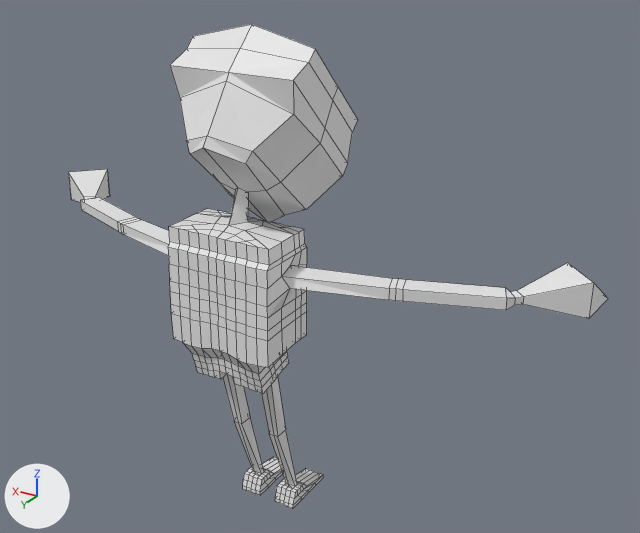
The Blender file TFCharacter.blend as it was, and as the next commit left it.
One viewpoint serves both versions: a 50 mm camera at (-2.07, 3.02, 2.83) aimed at (-0.19, -0.11, 1.27). Arrows for +X, +Y and +Z are at lower left; the lights stay in place. Both versions are drawn at frame 5 of the action 'rig.001Action'; the numbers are the values there. Mesh edges are drawn as thin lines.
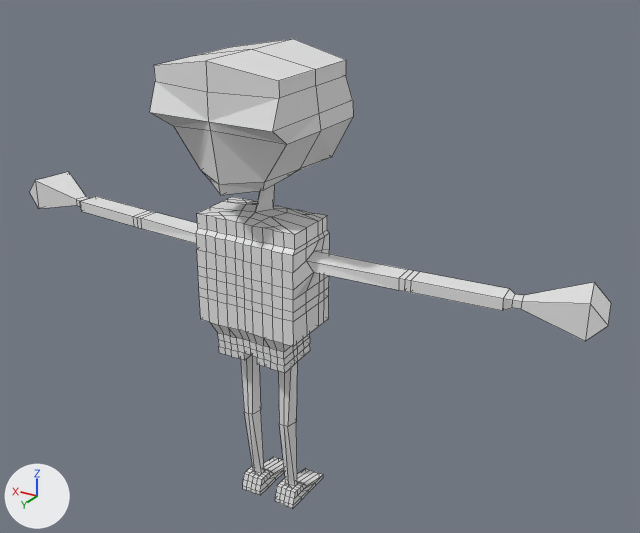
What differs and where, as boxes [x1, y1, x2, y2] in the pictures (640 x 533 px):
'Cube.001', posed (8% wider): before [68, 24, 608, 508]; after [30, 39, 611, 508]

Diff of the bpy script that builds the scene:
```diff
--- a/TFCharacter.blend.py
+++ b/TFCharacter.blend.py
@@ bone_torso @@
 bone_torso = bpy.data.objects['rig.001'].pose.bones['torso']  # child of 'MCH-torso.parent'
-bone_torso.location = (0.0, 0.242, 0.0)
+bone_torso.location = (0.0, 0.055, 0.0)
@@ bone_head @@
 bone_head = bpy.data.objects['rig.001'].pose.bones['head']  # child of 'MCH-ROT-head'
-bone_head.rotation_quaternion = (0.924, 0.383, 0.0, 0.0)  # degrees (45, 0, 0)
+bone_head.rotation_quaternion = (1.0, 0.0, 0.0, 0.0)  # degrees (0, 0, 0)
@@ bone_hand_ik_l @@
 bone_hand_ik_l = bpy.data.objects['rig.001'].pose.bones['hand_ik.L']  # child of 'MCH-hand_ik.parent.L'
-bone_hand_ik_l.location = (0.0, -0.008, 0.0)
-bone_hand_ik_l.rotation_quaternion = (0.924, -0.315, 0.002, -0.218)  # degrees (-36, -8, -24)
+bone_hand_ik_l.location = (0.0, 0.0, 0.0)
+bone_hand_ik_l.rotation_quaternion = (0.99, -0.08, 0.0, -0.056)  # degrees (-9, 0, -6)
@@ bone_hand_ik_r @@
 bone_hand_ik_r = bpy.data.objects['rig.001'].pose.bones['hand_ik.R']  # child of 'MCH-hand_ik.parent.R'
-bone_hand_ik_r.location = (0.0, -0.008, 0.0)
-bone_hand_ik_r.rotation_quaternion = (0.924, -0.315, -0.002, 0.218)  # degrees (-36, 8, 24)
+bone_hand_ik_r.location = (0.0, 0.0, 0.0)
+bone_hand_ik_r.rotation_quaternion = (0.99, -0.08, 0.0, 0.056)  # degrees (-9, 0, 6)
```
